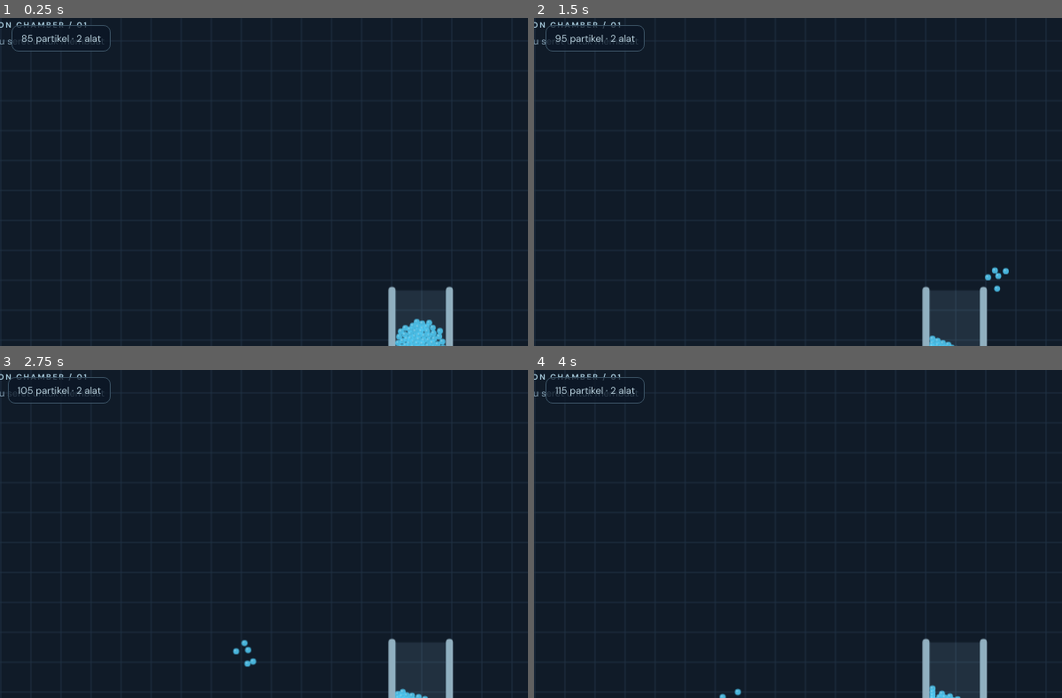
Above: before the commit, frames 1-4 (two rows, left to right).
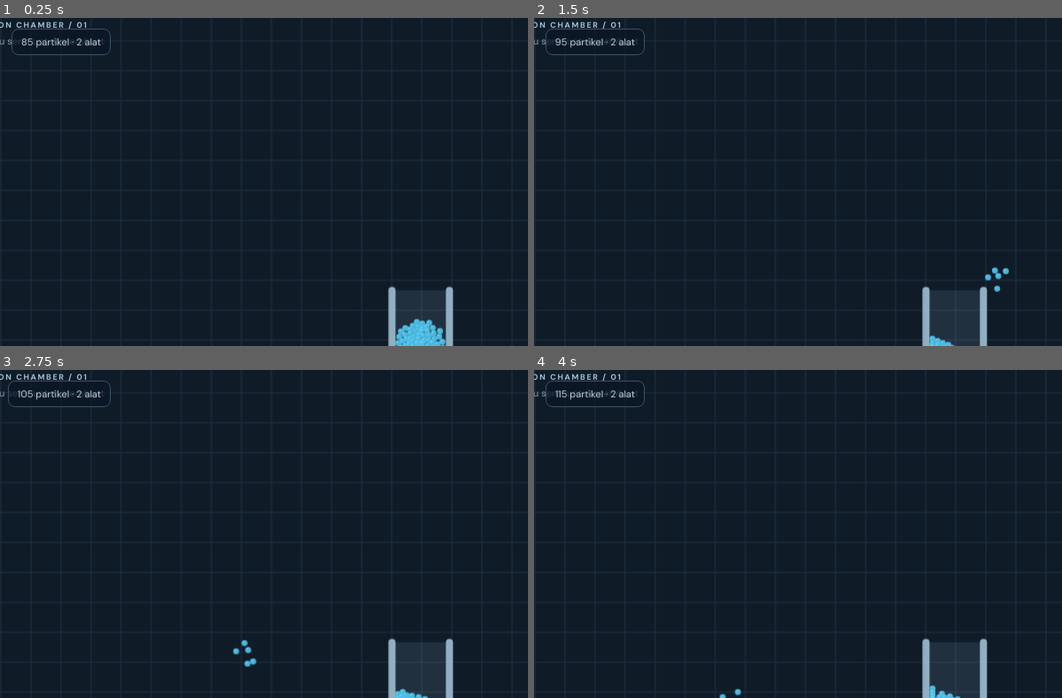
Above: after the commit, the same moments.

Repository: vexelkang-cell/gamepai
Game: browser game, page games/water-simulator/index.html
The game is run twice, just before and just after one commit, with the same random seed, the same clock (stepped at 60 frames per second) and the same inputs.
Inputs (mouse positions are % of the whole screen's width and height, from its top left):
- Up to frame 1 (0.25 s): no input
- Up to frame 2 (1.5 s): click (50, 37) at 0.27 s; click (50, 43) at 1.07 s; tap Space at 1.1 s
- Up to frame 3 (2.75 s): tap Space at 1.6, 2.1, 2.6 s; click (30, 31) at 1.67 s; click (70, 28) at 2.27 s
- Up to frame 4 (4 s): click (65, 49) at 2.87 s; tap Space at 3.1, 3.6 s; click (25, 52) at 3.47 s
The pictures show only the part of the screen within x 6-56%, y 9-59%; the shares and areas given below are measured in that part.

The runs differ from the first frame. In frame 1, 0.5% of the frame differs, in the area x 2-21%, y 2-12%; in frame 2, 0.5%; in frame 3, 0.5%, in the area x 1-21%, y 2-12%; in frame 4, 0.5%.

Commit message:
Position particle and equipment counter at top right

Diff:
--- a/games/water-simulator/index.html
+++ b/games/water-simulator/index.html
@@ -17,7 +17,7 @@
     .stage-wrap{position:relative;flex:1;min-height:470px;background:#101b28;border:1px solid #344558;border-radius:17p …(782 unchanged characters)…
     .materials{padding:13px 14px 14px}.section-heading{display:flex;justify-content:space-between;align-items:center;ma …(763 unchanged characters)…
     .side{padding:19px 17px;display:flex;flex-direction:column;gap:22px}.panel-head{display:flex;align-items:center;jus …(1162 unchanged characters)…
-    html,body{max-width:100%;overflow-x:hidden}.app{height:1 …(2076 unchanged characters)… e:11px;max-width:190px}.stage-stats{top:auto;bottom:9px;right:9px}.brandmark{width:36px;height: …(699 unchanged characters)…
+    html,body{max-width:100%;overflow-x:hidden}.app{height:1 …(2076 unchanged characters)… e:11px;max-width:190px}.stage-stats{top:10px;bottom:auto;right:9px}.brandmark{width:36px;height: …(699 unchanged characters)…
   </style>
   <script src="/_sdk/bddf767fb065c21b.data_sdk.js" type="text/javascript" integrity="sha512-2vpLbebzZqyNGDHj4S/hNQer3IOu5izs2myxynH8/NvYQHh8EnUZgHGROXCT/+fDAmTcNSX4klehRoicmAFsqg=="></script>
   <script src="/_sdk/c9ef11482be3204a.editing_sdk.js" type="text/javascript" integrity="sha512-GcF9Lq6a3U33NGgsshrw8/hY7rjTpl4NDuXvweWqp3TAxzBi1E5Xz21APTRkMChgiUU0u/X8qm4s5PaAUqx37Q=="></script>
